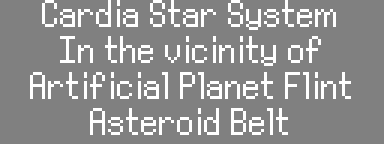
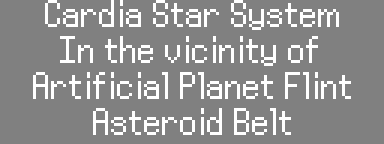
Before/after of a 384 × 144 layered artwork. What changed in the layer stack:
added layer "render3.png #2" above "render2.png #4" over bbox(93, 108, 291, 135)
added layer "render2.png #4" above "render2.png #5" over bbox(33, 72, 345, 99)
added layer "render2.png #5" above "render1.png #2" over bbox(108, 36, 318, 51)
added layer "render1.png #2" above "render3.png #1" over bbox(45, 0, 339, 30)
hid "render3.png #1" over bbox(90, 108, 285, 135)
hid "render2.png #3" over bbox(30, 72, 345, 99)
hid "render2.png #2" over bbox(108, 36, 321, 51)
hid "render1.png #1" over bbox(42, 0, 336, 30)
